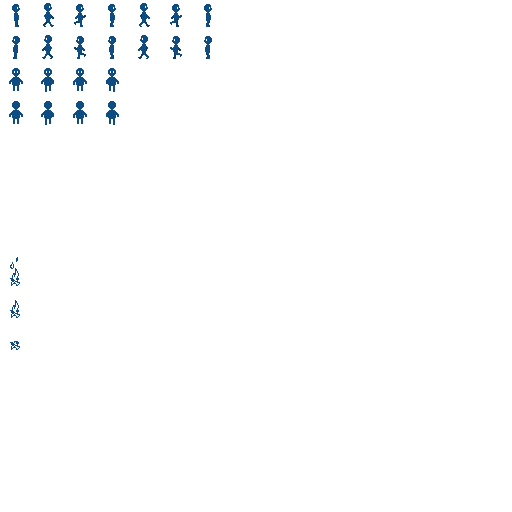
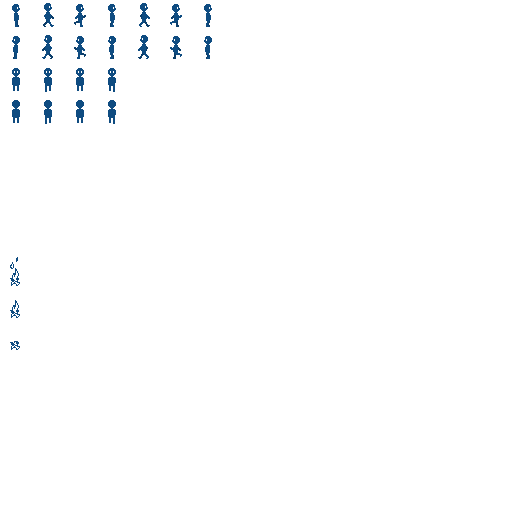
The second (512, 512) image is a revision of the first. Changes to its layers:
painted on "Calque" over 9, 79, 119, 125
